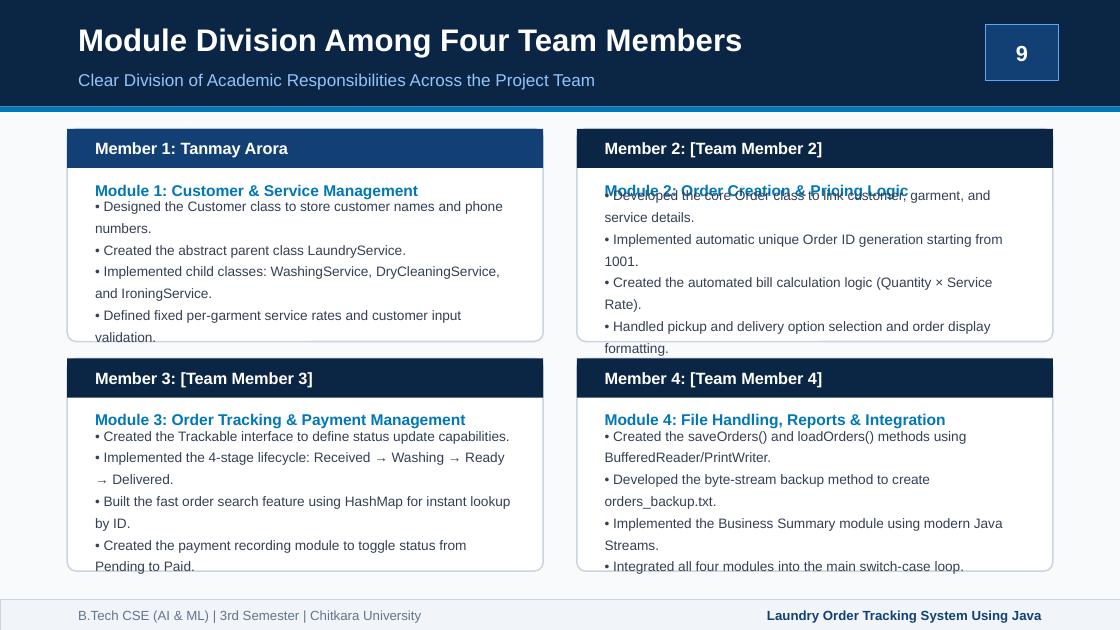
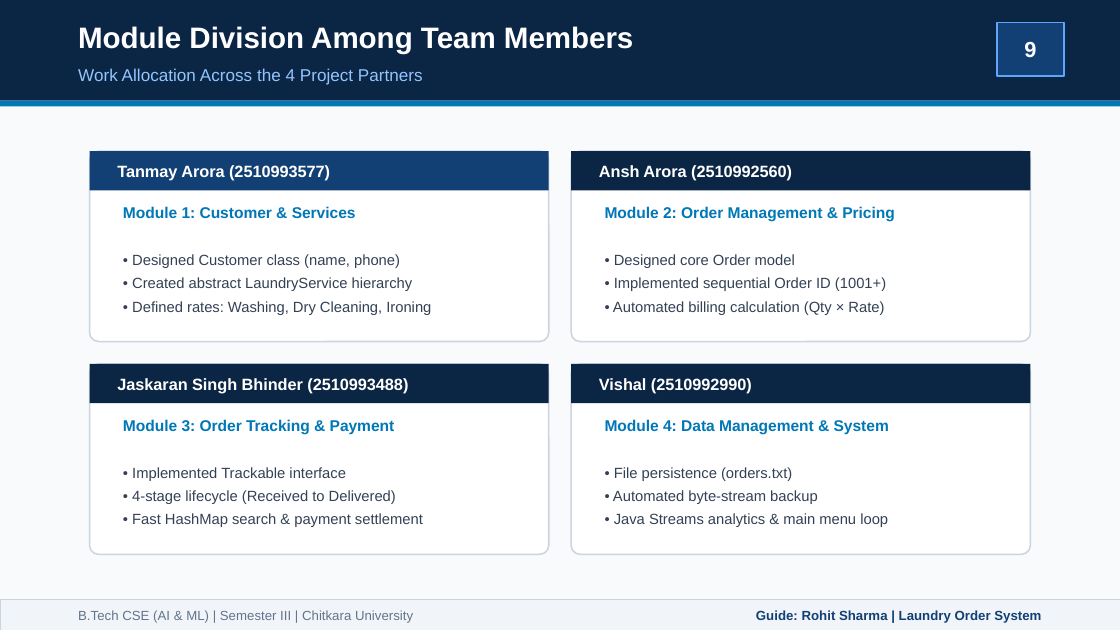
Before and after one commit to Tanmay-Arora19/Laundry-Management-System, a slide deck: slide 9 of Laundry_Management_System_Presentation.pptx. Drawn at 1120x630 pixels with LibreOffice and Linux fonts; fonts in the diff are those of the drawing. Boxes give left, top, right and bottom in pixels: in the first picture for what was removed or moved away, otherwise in the second. Text is boxed around its words. In the diff, an @@ line names an element or a change of style, - is before the commit and + after.

Commit message:
Compress presentation content, add exact team member details, and update faculty guide to Rohit Sharma

```diff
--- a/Laundry_Management_System_Presentation.pptx
+++ b/Laundry_Management_System_Presentation.pptx
@@ rectangle: place and size @@
-rectangle at (0, 0, 1120, 106)
+rectangle at (0, 0, 1120, 101)
@@ text at (78, 26, 633, 54): text changed; size 20 to 19 pt @@
-Module Division Among Four Team Members
+Module Division Among Team Members
@@ text "9": place and size @@
-text "9" at (1016, 46, 1028, 61)
+text "9" at (1024, 42, 1036, 57)
@@ rectangle: place and size @@
-rectangle at (986, 25, 1058, 81)
+rectangle at (997, 22, 1064, 76)
@@ text at (78, 68, 423, 85): text changed @@
-Clear Division of Academic Responsibilities Across the Project Team
+Work Allocation Across the 4 Project Partners
@@ rectangle: place and size @@
-rectangle at (0, 106, 1120, 112)
+rectangle at (0, 101, 1120, 106)
@@ rounded rectangle: place and size @@
-rounded rectangle at (67, 129, 543, 342)
+rounded rectangle at (90, 151, 549, 342)
@@ rectangle: place and size @@
-rectangle at (67, 129, 543, 168)
+rectangle at (90, 151, 549, 190)
@@ text at (117, 165, 330, 181): text changed @@
-Member 1: Tanmay Arora
+Tanmay Arora (2510993577)
@@ proportions changed in 4 elements at (90, 364, 549, 554), (571, 364, 1030, 554), (90, 151, 549, 342), (571, 151, 1030, 342) @@
@@ rounded rectangle: place and size @@
-rounded rectangle at (577, 129, 1053, 342)
+rounded rectangle at (571, 151, 1030, 342)
@@ rectangle: place and size @@
-rectangle at (577, 129, 1053, 168)
+rectangle at (571, 151, 1030, 190)
@@ text at (599, 165, 792, 181): text changed @@
-Member 2: [Team Member 2]
+Ansh Arora (2510992560)
@@ text at (123, 206, 356, 218): text changed @@
-Module 1: Customer & Service Management
+Module 1: Customer & Services
@@ text at (605, 206, 895, 221): text changed @@
-Module 2: Order Creation & Pricing Logic
+Module 2: Order Management & Pricing
@@ text at (132, 254, 431, 315): text changed; size 8.8 to 9.5 pt @@
-• Designed the Customer class to store customer names and phone numbers.
-• Created the abstract parent class LaundryService.
-• Implemented child classes: WashingService, DryCleaningService, and IroningService.
-• Defined fixed per-garment service rates and customer input validation.
+• Designed Customer class (name, phone)
+• Created abstract LaundryService hierarchy
+• Defined rates: Washing, Dry Cleaning, Ironing
@@ text at (613, 254, 886, 315): text changed; size 8.8 to 9.5 pt @@
-• Developed the core Order class to link customer, garment, and service details.
-• Implemented automatic unique Order ID generation starting from 1001.
-• Created the automated bill calculation logic (Quantity × Service Rate).
-• Handled pickup and delivery option selection and order display formatting.
+• Designed core Order model
+• Implemented sequential Order ID (1001+)
+• Automated billing calculation (Qty × Rate)
@@ rectangle: place and size @@
-rectangle at (67, 358, 543, 398)
+rectangle at (90, 364, 549, 403)
@@ rounded rectangle: place and size @@
-rounded rectangle at (67, 358, 543, 571)
+rounded rectangle at (90, 364, 549, 554)
@@ text at (117, 378, 408, 393): text changed @@
-Member 3: [Team Member 3]
+Jaskaran Singh Bhinder (2510993488)
@@ rectangle: place and size @@
-rectangle at (577, 358, 1053, 398)
+rectangle at (571, 364, 1030, 403)
@@ rounded rectangle: place and size @@
-rounded rectangle at (577, 358, 1053, 571)
+rounded rectangle at (571, 364, 1030, 554)
@@ text at (599, 378, 752, 393): text changed @@
-Member 4: [Team Member 4]
+Vishal (2510992990)
@@ text at (123, 419, 395, 434): text changed @@
-Module 3: Order Tracking & Payment Management
+Module 3: Order Tracking & Payment
@@ text at (605, 419, 889, 434): text changed @@
-Module 4: File Handling, Reports & Integration
+Module 4: Data Management & System
@@ text at (132, 467, 423, 527): text changed; size 8.8 to 9.5 pt @@
-• Created the Trackable interface to define status update capabilities.
-• Implemented the 4-stage lifecycle: Received → Washing → Ready → Delivered.
-• Built the fast order search feature using HashMap for instant lookup by ID.
-• Created the payment recording module to toggle status from Pending to Paid.
+• Implemented Trackable interface
+• 4-stage lifecycle (Received to Delivered)
+• Fast HashMap search & payment settlement
@@ text at (613, 467, 888, 527): text changed; size 8.8 to 9.5 pt @@
-• Created the saveOrders() and loadOrders() methods using BufferedReader/PrintWriter.
-• Developed the byte-stream backup method to create orders_backup.txt.
-• Implemented the Business Summary module using modern Java Streams.
-• Integrated all four modules into the main switch-case loop.
+• File persistence (orders.txt)
+• Automated byte-stream backup
+• Java Streams analytics & main menu loop
@@ text at (78, 610, 413, 623): text changed @@
-B.Tech CSE (AI & ML) | 3rd Semester | Chitkara University
+B.Tech CSE (AI & ML) | Semester III | Chitkara University
@@ text at (756, 610, 1041, 623): text changed @@
-Laundry Order Tracking System Using Java
+Guide: Rohit Sharma | Laundry Order System
```
Also in this commit, not shown: 17 other slides changed, 2 slides added, 2 slides removed, 2 other files.
